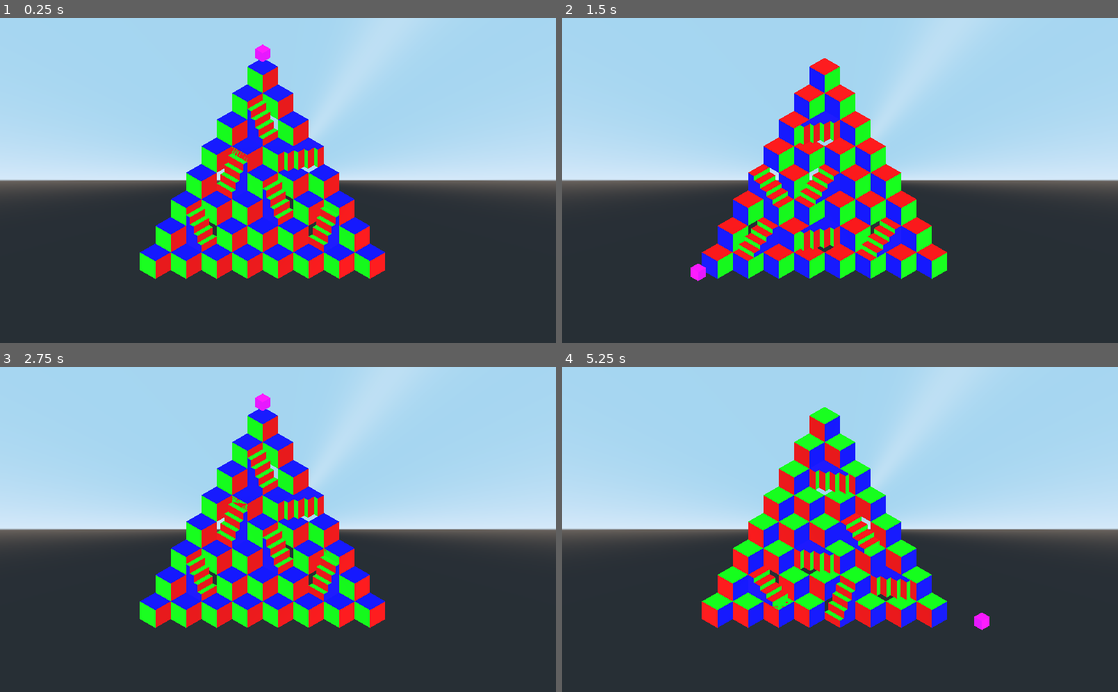
Above: before the commit, frames 1-4 (two rows, left to right).
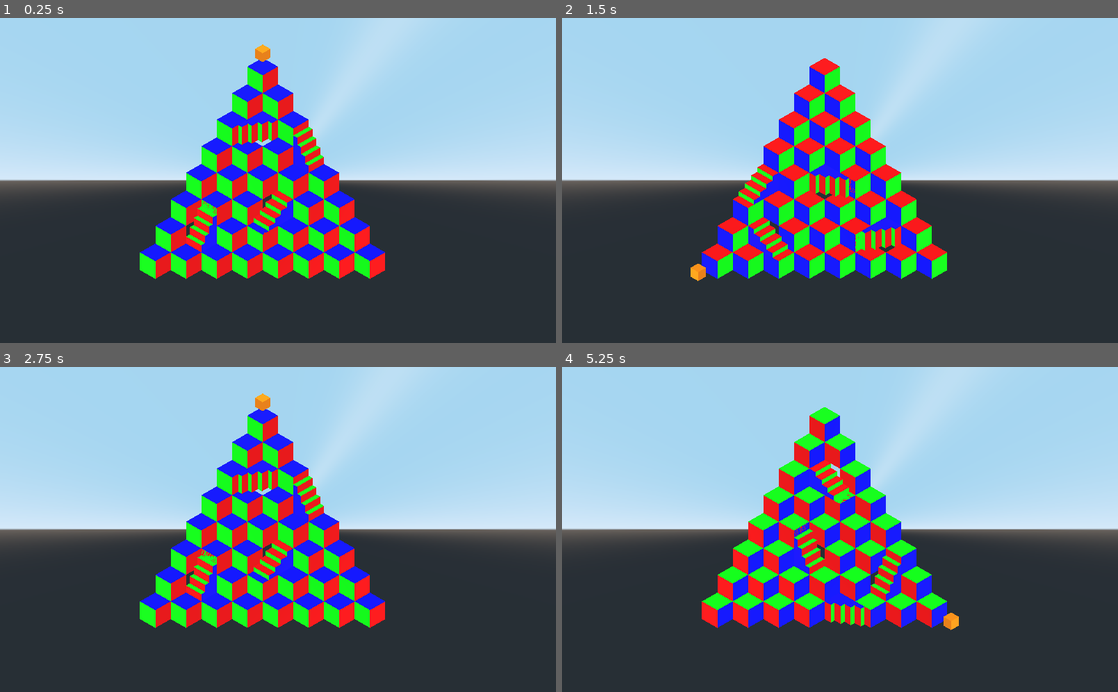
Above: after the commit, the same moments.

Repository: kellieb695/final-proj
Game: Godot game, scene res://QbertLevel.tscn
Two runs of this game, one before a commit and one after it. Both use one fixed random seed, a clock stepped at 60 frames per second and the inputs below.
Inputs:
- Up to frame 1 (0.25 s): no input
- Up to frame 2 (1.5 s): tap Enter at 0.5 s; hold Right (move_right) 0.53-1.28 s; tap D (flip_world_ccw) at 0.6 s; tap Space (jump) at 0.77 s; tap A (flip_world_cw) at 0.8, 1.35 s; tap R (restart) at 1.25 s; hold Down (move_back) from 1.28 s (still down)
- Up to frame 3 (2.75 s): tap Space (jump) at 1.52 s; tap D (flip_world_ccw) at 1.55, 2.1 s; tap R (restart) at 2 s; release Down (move_back) at 2.03 s; hold Right (move_right) from 2.03 s (still down); tap A (flip_world_cw) at 2.3 s
- Up to frame 4 (5.25 s): tap R (restart) at 2.75, 3.5, 4.25 s; release Right (move_right) at 2.78 s; hold Up (move_forward) 2.78-3.53 s; tap A (flip_world_cw) at 2.85, 3.8, 4.35 s; tap Space (jump) at 3.02, 3.77, 4.52 s; tap D (flip_world_ccw) at 3.05, 3.6, 4.55, 5.1 s; hold Left (move_left) 3.53-5.03 s; hold Down (move_back) from 5.03 s (still down)

The runs differ from the first frame. In frame 1, 3.0% of the frame differs, in the area x 33-61%, y 8-73%; in frame 2, 3.0%; in frame 3, 3.0%; in frame 4, 3.1%, in the area x 33-77%, y 28-81%.

Commit message:
adding game ss, left hashed out code to try to restrict movement but couldnt get it to work fully, so u can move aimlessly

Diff:
--- a/Player/Player.tscn
+++ b/Player/Player.tscn
@@ -10,7 +10,7 @@
 size = Vector3( 1, 1, 1 )
 
 [sub_resource type="SpatialMaterial" id=3]
-albedo_color = Color( 0.992157, 0, 1, 1 )
+albedo_color = Color( 1, 0.513726, 0, 1 )
 
 [node name="Player" type="KinematicBody"]
 script = ExtResource( 1 )
--- a/Player/snapMovement.gd
+++ b/Player/snapMovement.gd
@@ -1,7 +1,9 @@
 extends KinematicBody
-var gridMapAroundMe:GridMap = null
-var myCurrentCell:Vector3 = Vector3()
+var myGridMap:GridMap = null
+var myStartingCell = Vector3(-3,5,-3)
+var myCurrentCell:Vector3 = Vector3(-5,3,0)
 var targetCell
+var targetID
 
 var move_rightVec = Vector3(2,-2,0)
 var move_leftVec = Vector3(-2,2,0)
@@ -9,16 +11,34 @@
 var move_backVec = Vector3(0,-2,2)
 
 func _physics_process(delta):
+
 	if Input.is_action_just_released("move_right"):
-			print(gridMapAroundMe)
+			#print(myGridMap)
+			#print(myStartingCell)
+			#print("My current cell:", myCurrentCell)
+			#print("My target cell:", targetCell)
 			targetCell = myCurrentCell + move_rightVec
-			#if targetCell.is
-			global_translate(move_rightVec)
-			targetCell = myCurrentCell + move_rightVec
+			targetID = myGridMap.get_cell_item(targetCell.x, targetCell.y, targetCell.z)
+			#print("My target cell ID:", targetID)
+			if ((targetID == 1) or (targetID == 7) or (targetID == -1)):
+				global_translate(move_rightVec) #literal movement
+				myCurrentCell += move_rightVec
+
 	if Input.is_action_just_released("move_left"):
-			global_translate(move_leftVec)
+
+			targetCell = myCurrentCell + move_leftVec
+			if ((targetID == 1) or (targetID == 7) or (targetID == -1)):
+				global_translate(move_leftVec) #literal movement
+				myCurrentCell += move_leftVec
 
 	if Input.is_action_just_released("move_forward"):
-			global_translate(move_forwardVec)
+			targetCell = myCurrentCell + move_forwardVec
+			if ((targetID == 2) or (targetID == 5) or (targetID == -1)):
+				global_translate(move_forwardVec)
+				myCurrentCell += move_forwardVec
+
 	if Input.is_action_just_released("move_back"):
-			global_translate(move_backVec)
+			targetCell = myCurrentCell + move_backVec
+			if ((targetID == 2) or (targetID == 5) or (targetID == -1)):
+				global_translate(move_backVec)
+				myCurrentCell += move_backVec
--- a/QbertGridMap.gd
+++ b/QbertGridMap.gd
@@ -10,9 +10,11 @@
 const StairE = preload("res://facesScenes/stairfacesE.tscn")
 const StairF = preload("res://facesScenes/stairfacesF.tscn")
 
+var OGgridmap = self
+
+func _ready():
 
 
-func _ready():
 	var cubes = get_used_cells_by_id(0)
 	var player = get_used_cells_by_id(4)
 
@@ -22,6 +24,8 @@
 	var stairC = get_used_cells_by_id(5)
 	var stairE = get_used_cells_by_id(6)
 	var stairF = get_used_cells_by_id(7)
+
+	print(cubes)
 
 	basicTileReplace(cubes, Cube)
 	playerTileReplace(player, Player)
@@ -47,7 +51,7 @@
 	var cellPos = Vector3()
 	for i in cellArr:
 		var newObject = newObject(i, cellPos, inst)
-		newObject.gridMapAroundMe = self
+		newObject.myGridMap = OGgridmap
 
 func basicTileReplace(cellArr: Array, inst):
 	var cellPos = Vector3()
--- a/QbertLevel.tscn
+++ b/QbertLevel.tscn
@@ -22,10 +22,10 @@
 [node name="QbertGridMap" type="GridMap" parent="NavigationMeshInstance"]
 mesh_library = ExtResource( 1 )
 data = {
-"cells": PoolIntArray( 65534, 0, 2, 131069, 0, 1376256, -196607, 0, 1376256, -131072, 0, 1376256, -1, 0, 1376256, 65533, 1, 1376256, -196608, 1, 1376256, -65537, 1, 1376256, -2, 1, 1376256, -131073, 2, 1376256, -65538, 2, 1, -3, 2, 1376256, -131074, 3, 1376256, -65539, 3, 1376256, -131075, 4, 1376256, 1, 65533, 1376256, 65536, 65533, 3, 196607, 65533, 1376256, 262142, 65533, 1376256, 327677, 65533, 0, 393213, 65533, 4, -196604, 65533, 1376256, -131069, 65533, 1376256, -65534, 65533, 1376256, 0, 65534, 1376256, 131071, 65534, 1376256, 196606, 65534, 1, 262141, 65534, 1376256, -196605, 65534, 1376256, -131070, 65534, 2, -65535, 65534, 1376256, 65535, 65535, 1376256, 131070, 65535, 1376256, 196605, 65535, 1376256, -196606, 65535, 1376256, -131071, 65535, 1376256, -65536, 65535, 1 )
+"cells": PoolIntArray( 65534, 0, 0, 131069, 0, 1376256, -196607, 0, 1376256, -131072, 0, 1376256, -1, 0, 1376256, 65533, 1, 1376256, -196608, 1, 1376256, -65537, 1, 1376256, -2, 1, 1376256, -131073, 2, 1376256, -65538, 2, 2, -3, 2, 1376256, -131074, 3, 1376256, -65539, 3, 1376256, -131075, 4, 1376256, 1, 65533, 1376256, 65536, 65533, 1, 196607, 65533, 1376256, 262142, 65533, 1376256, 327677, 65533, 0, 393213, 65533, 4, -196604, 65533, 1376256, -131069, 65533, 1376256, -65534, 65533, 1376256, 0, 65534, 1376256, 131071, 65534, 1376256, 196606, 65534, 3, 262141, 65534, 1376256, -196605, 65534, 1376256, -131070, 65534, 0, -65535, 65534, 1376256, 65535, 65535, 1376256, 131070, 65535, 1376256, 196605, 65535, 1376256, -196606, 65535, 1376256, -131071, 65535, 1376256, -65536, 65535, 5 )
 }
 script = ExtResource( 2 )
 __meta__ = {
 "_editor_clip_": 0,
-"_editor_floor_": Vector3( 0, 4, 0 )
+"_editor_floor_": Vector3( 0, -1, 0 )
 }
--- a/facesScenes/cubefaces.gd
+++ /dev/null
@@ -1,22 +0,0 @@
-extends Spatial
-
-
-# Declare member variables here. Examples:
-# var a = 2
-# var b = "text"
-
-
-# Called when the node enters the scene tree for the first time.
-func _ready():
-	pass # Replace with function body.
-
-
-# Called every frame. 'delta' is the elapsed time since the previous frame.
-#func _process(delta):
-#	if Input.is_action_just_released("flip_world_cw"):
-#		rotation_degrees.y += 90
-#		rotation_degrees.z += 90
-#
-#	if Input.is_action_just_released("flip_world_ccw"):
-#		rotation_degrees.x += 90
-#		rotation_degrees.z += 90
Binary file added: pics/game-screenshot.png
Not shown, added: pics/game-screenshot.png.import
